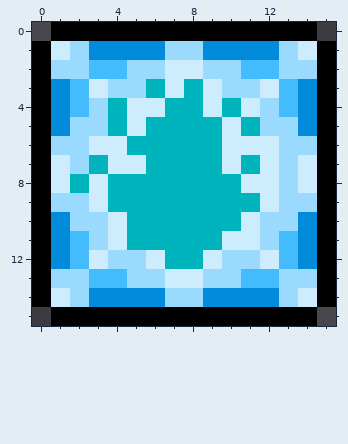
Pixel-art sprite -- gvmod/Content/Buffs/AnthemBuff.png. Above, as it was before the edit.
The file is 32x32 pixels, drawn in blocks of 2x2; one block is one cell here.
New version:
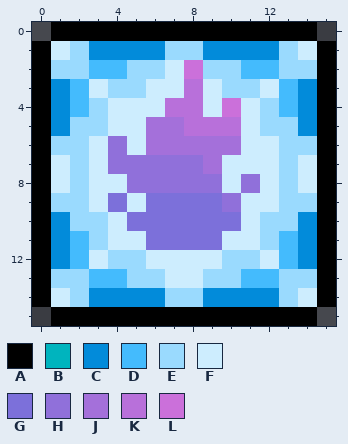
Palette (. is transparent): A #000000  B #00b4be  C #028bda  D #44bbfd  E #9adafe  F #cdedfe  G #7c70da  H #9070da  J #a470da  K #b870da  L #cb70da
From old to new:
@@ x 0..15 @@
  1 AFECCCCEECCCCEFA
- 2 AEEDDEEFFEEDDEEA
- 3 ACDFEEBFBFEEFDCA
- 4 ACDEBFFBBFBFEDCA
- 5 ACEEBFBBBBFBEECA
- 6 AEEFFBBBBBFFFEEA
- 7 AFEBFFBBBBFBFEFA
- 8 AFBFBBBBBBBFFEFA
- 9 AEEFBBBBBBBBFEEA
-10 ACEEFBBBBBBFEECA
-11 ACDEFBBBBBFFEDCA
-12 ACDFEEFBBFEEFDCA
+ 2 AEEDDEEFLEEDDEEA
+ 3 ACDFEEFFKFEEFDCA
+ 4 ACDEFFFKKFLFEDCA
+ 5 ACEEFFJJKKKFEECA
+ 6 AEEFHFJJJJJFFEEA
+ 7 AFEFHHHHHJFFFEFA
+ 8 AFEFFHHHHHFHFEFA
+ 9 AEEFGFGGGGHFFEEA
+10 ACEEFGGGGGGFEECA
+11 ACDEFFGGGGFFEDCA
+12 ACDFEEFFFFEEFDCA
 13 AEEDDEEFFEEDDEEA
Boxes around the changes in both pictures, in picture pixels (x1, y1, x2, y2):
changed: (70, 60, 260, 269)
